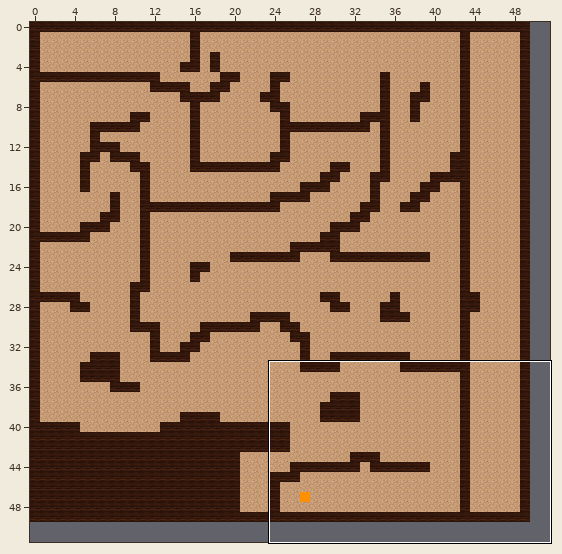
A Tiled map gets an edit: ViralTree/Content/other/level/lv1.tmx. The first picture is a wide view before the edit; the outline marks the close-up.
Close-up. Old version:
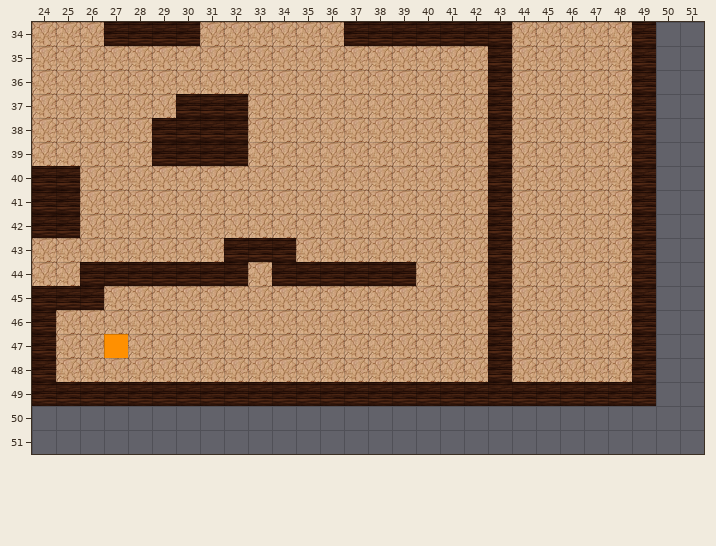
Cells are 128x128 px. Shown: x 24..51, y 34..51. The commit also changed other parts of the map, which this record leaves out.
New version:
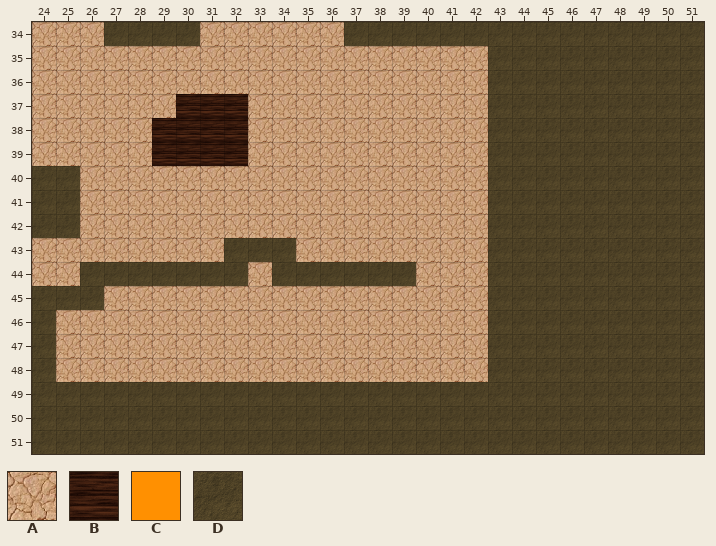
Key: from "tileSet": A 1, B 2, C 3, D 10.
_ is an empty cell, . an unchanged one.
Change:
--- layer "Kachelebene 1"
@@ x 24..51 @@
-34 ...BBBB......BBBBBBBAAAAAB__
-35 ...................BAAAAAB__
-36 ...................BAAAAAB__
-37 ...................BAAAAAB__
-38 ...................BAAAAAB__
-39 ...................BAAAAAB__
-40 BB.................BAAAAAB__
-41 BB.................BAAAAAB__
-42 BB.................BAAAAAB__
-43 ........BBB........BAAAAAB__
-44 ..BBBBBBB.BBBBBB...BAAAAAB__
-45 BBB................BAAAAAB__
-46 B..................BAAAAAB__
-47 B..C...............BAAAAAB__
-48 B..................BAAAAAB__
-49 BBBBBBBBBBBBBBBBBBBBBBBBBB__
-50 ____________________________
-51 ____________________________
+34 ...DDDD......DDDDDDDDDDDDDDD
+35 ...................DDDDDDDDD
+36 ...................DDDDDDDDD
+37 ...................DDDDDDDDD
+38 ...................DDDDDDDDD
+39 ...................DDDDDDDDD
+40 DD.................DDDDDDDDD
+41 DD.................DDDDDDDDD
+42 DD.................DDDDDDDDD
+43 ........DDD........DDDDDDDDD
+44 ..DDDDDDD.DDDDDD...DDDDDDDDD
+45 DDD................DDDDDDDDD
+46 D..................DDDDDDDDD
+47 D..A...............DDDDDDDDD
+48 D..................DDDDDDDDD
+49 DDDDDDDDDDDDDDDDDDDDDDDDDDDD
+50 DDDDDDDDDDDDDDDDDDDDDDDDDDDD
+51 DDDDDDDDDDDDDDDDDDDDDDDDDDDD
Changed places in both close-ups, as pixel boxes (x1, y1, x2, y2):
changed: (32, 22, 704, 454)
